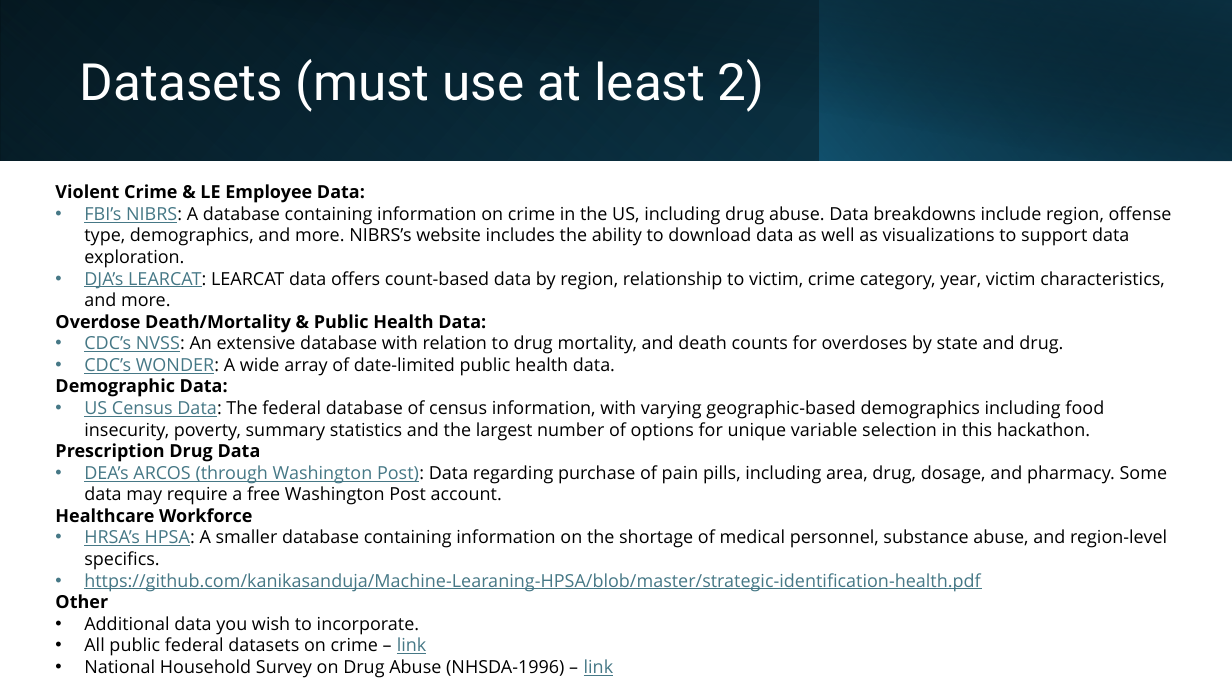
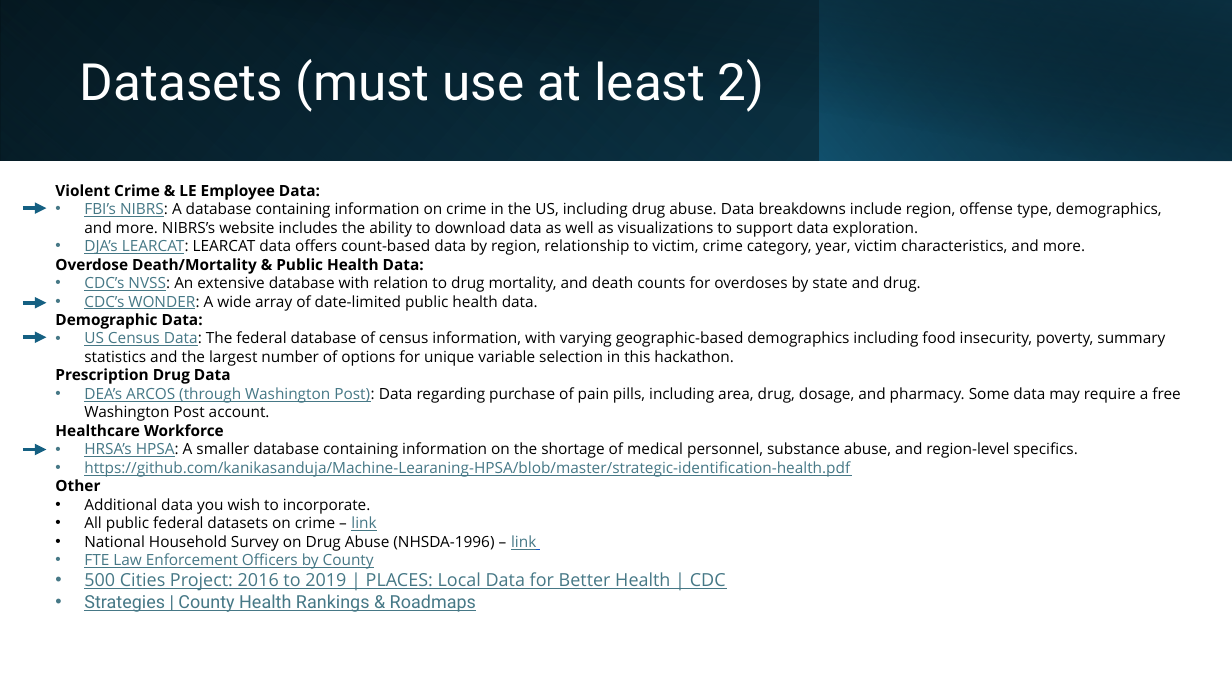
Before and after one commit to harte3/JAG-Hackathon-Team2, a slide deck: slide 3 of presentations/JAG-team-strategy.pptx. Drawn at 1232x693 pixels with LibreOffice and Linux fonts; fonts in the diff are those of the drawing. Boxes give left, top, right and bottom in pixels: in the first picture for what was removed or moved away, otherwise in the second. Text is boxed around its words. In the diff, an @@ line names an element or a change of style, - is before the commit and + after.

```diff
--- a/presentations/JAG-team-strategy.pptx
+++ b/presentations/JAG-team-strategy.pptx
@@ arrow added from (23, 208) to (46, 208), #156082 3 pt @@
@@ text at <box>55,184,1180,551</box>: size 14 to 12 pt @@
@@ arrow added from (23, 303) to (46, 303), #156082 3 pt @@
@@ arrow added from (23, 337) to (46, 337), #156082 3 pt @@
@@ arrow added from (23, 450) to (46, 450), #156082 3 pt @@
@@ text at <box>84,553,726,612</box>: paragraphs added @@
+• FTE Law Enforcement Officers by County
+• 500 Cities Project: 2016 to 2019 | PLACES: Local Data for Better Health | CDC
+• Strategies | County Health Rankings & Roadmaps
```
Also in this commit, not shown: 7 other files.
